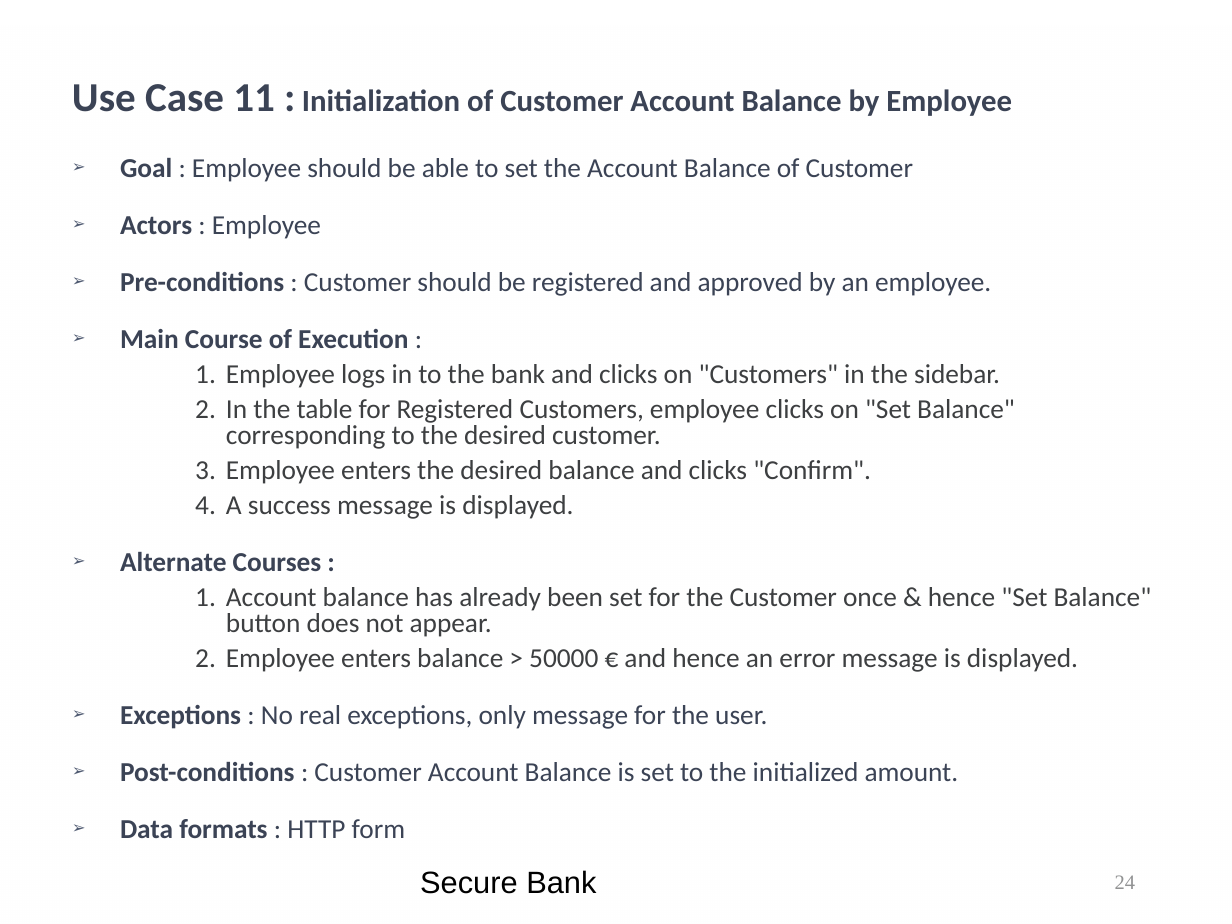
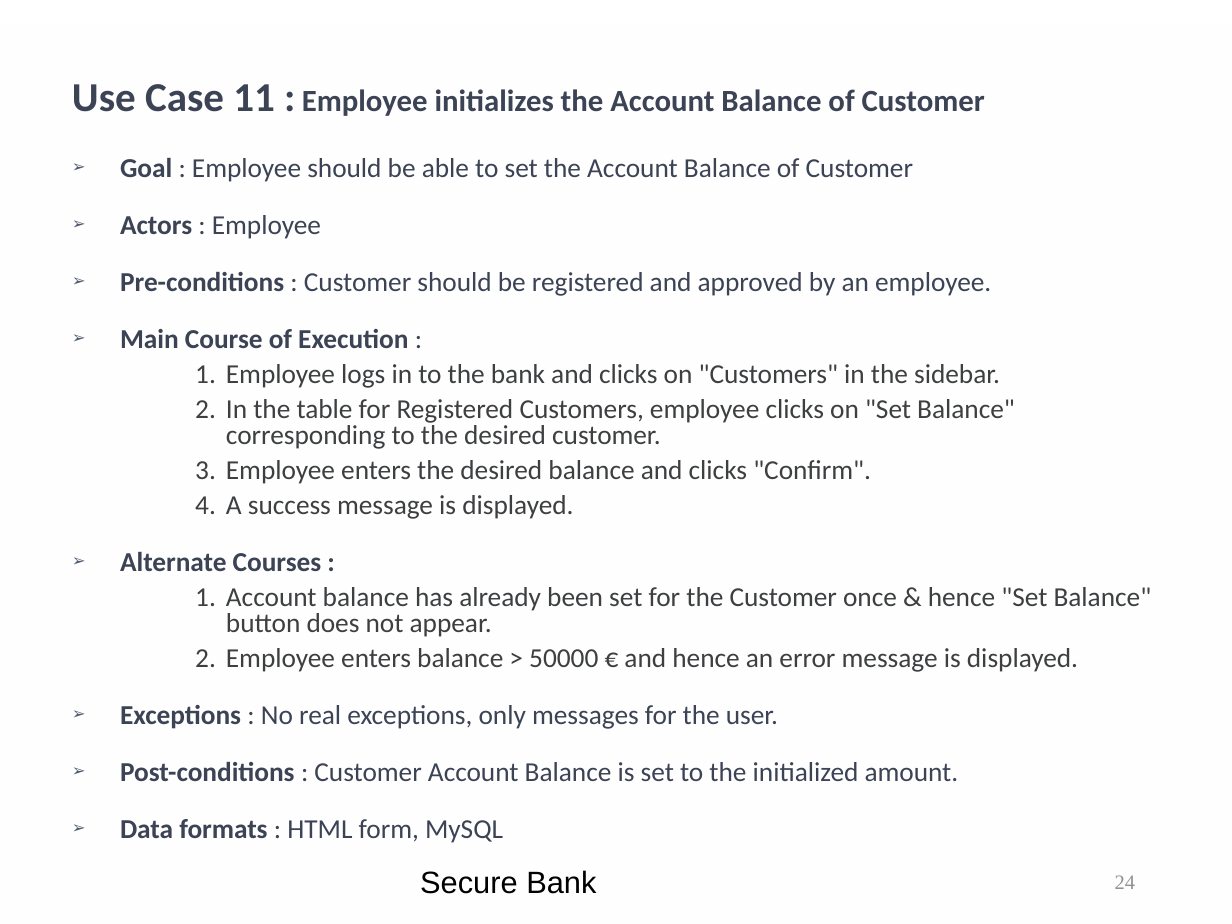
Before and after one commit to kwuerl/secure-coding-team-8, a slide deck: slide 24 of presentations/Phase3.ppt. Drawn at 1232x924 pixels with LibreOffice and Linux fonts; fonts in the diff are those of the drawing; background and template pictures are left out. Boxes give left, top, right and bottom in pixels: in the first picture for what was removed or moved away, otherwise in the second. Text is boxed around its words. In the diff, an @@ line names an element or a change of style, - is before the commit and + after.

```diff
--- a/presentations/Phase3.ppt
+++ b/presentations/Phase3.ppt
@@ title at box(72, 84, 985, 116): text changed @@
-Use Case 11 : Initialization of Customer Account Balance by Employee
+Use Case 11 : Employee initializes the Account Balance of Customer
@@ text at box(120, 705, 778, 729): text changed @@
-➢ Exceptions : No real exceptions, only message for the user.
+➢ Exceptions : No real exceptions, only messages for the user.
@@ text at box(120, 819, 503, 843): text changed; bold off @@
-➢ Data formats : HTTP form
+➢ Data formats : HTML form, MySQL
```
Also in this commit, not shown: 11 other slides changed, 1 slide added.
